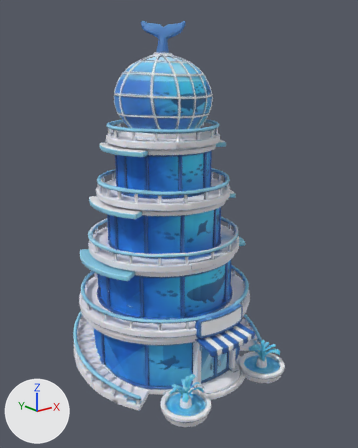
What one commit did to the glTF model models/plaza/aquarium.glb.
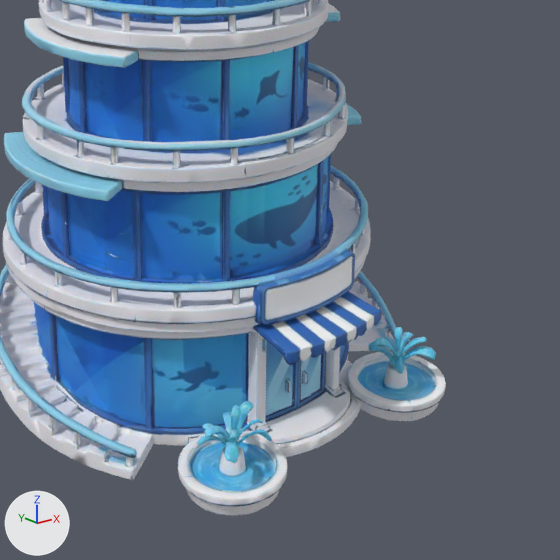
There are two pictures of each version: one whole from a 50 mm lens placed at (-1.63, -2.1, 0.71), pointed at (0.01, -0.05, -0.11), one close up on the part from 22% to 94% of the width and 42% to 100% of the height. Arrows for +X, +Y and +Z are at lower left; the lights stay in place. The first two pictures are the older version. Vertices at exactly the same position are counted once.

The older version as bpy lines, for what is in view:
```python
me_mesh_0 = bpy.data.meshes.new('Mesh_0')
me_mesh_0.from_pydata(...)  # 19803 vertices, 39985 faces; spans x -0.57..0.57, y -0.6..0.6, z -0.95..0.95
me_mesh_0.materials.append(mat_material_0)  # picture img_image_0
ob_mesh_0 = bpy.data.objects.new('Mesh_0', me_mesh_0)
ob_mesh_0.location = (0.0, 0.0, 0.0)
```
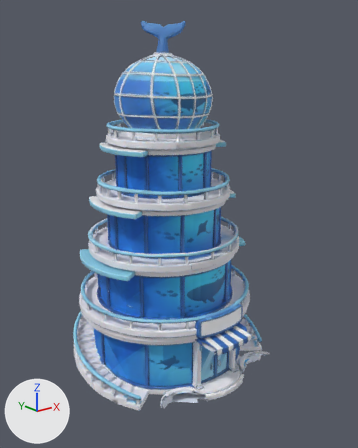
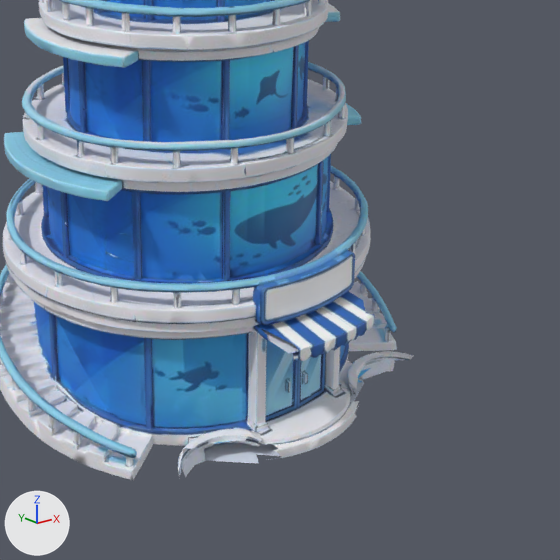
Where the change shows, as pixel boxes [x1, y1, x2, y2] in the close-ups (560 x 560 px):
'Mesh_0', reshaped
    before: [0, 0, 446, 516]
    after: [0, 0, 414, 480]
part 1 of me_mesh_0, cut back
    before: [179, 301, 446, 516]
    after: [382, 360, 393, 371]

The change, as a diff of the scene's bpy script:
```diff
--- a/models/plaza/aquarium.glb.py
+++ b/models/plaza/aquarium.glb.py
@@ me_mesh_0 @@
 # used by ob_mesh_0; location = (0.0, 0.0, 0.0)
-me_mesh_0.from_pydata(...)  # 19803 vertices, 39985 faces; spans x -0.57..0.57, y -0.6..0.6, z -0.95..0.95
+me_mesh_0.from_pydata(...)  # 18291 vertices, 36854 faces; spans x -0.57..0.57, y -0.53..0.6, z -0.95..0.95
+# me_mesh_0 part 1: 1 vertex moved within x 0.35, y -0.38, z -0.95; 1512 vertices removed from x -0.41..0.41, y -0.6..-0.37, z -0.95..-0.62
 me_mesh_0.materials.append(mat_material_0)
```
